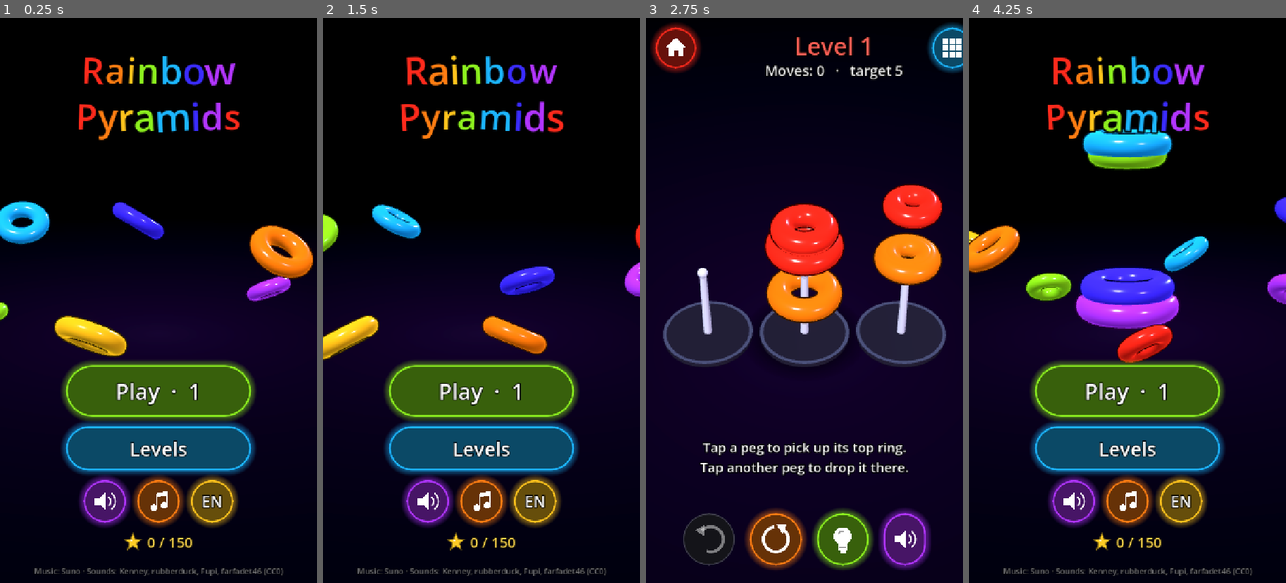
Above: before the commit, frames 1-4 (left to right).
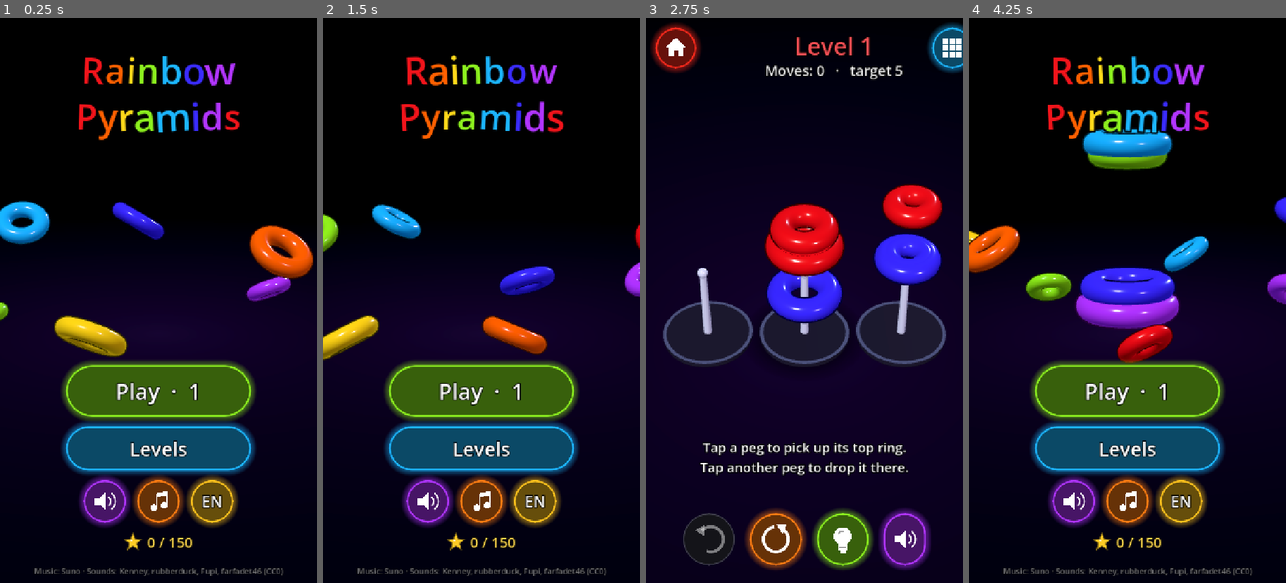
Above: after the commit, the same moments.

Repository: msveshnikov/rainbow-pyramids
Game: Godot game, scene res://scenes/main.tscn
Two runs of this game, one before a commit and one after it. Both use one fixed random seed, a clock stepped at 60 frames per second and the inputs below.
Inputs (mouse positions are in pixels of both pictures, inside the frame that each line leads up to):
- Up to frame 1 (0.25 s): no input
- Up to frame 2 (1.5 s): click "Play · 1" at 0.5 s; click (351, 46) at 1.25 s
- Up to frame 3 (2.75 s): click "Play · 1" at 2 s
- Up to frame 4 (4.25 s): click (1276, 46) at 2.75 s; click (997, 51) at 3.5 s

The runs differ from the first frame. In frame 1, 3.8% of the frame differs, in the area x 0-99%, y 8-60%; in frame 2, 2.8%; in frame 3, 7.3%, in the area x 16-94%, y 29-56%; in frame 4, 6.6%.

Commit message:
Fix level 4 'glitch': orange and yellow rings looked the same; queue fast taps
Over-bright lighting clipped orange's red and green channels so it rendered
as yellow; the game then refused 'same-looking' moves with 'same colour
only'. Lights and ring emission are lower, orange is deeper and yellow
more lemon, and levels with few colours now use far-apart hues (3 colours
= red, yellow, blue; orange appears only on 6-7 colour boards).

Taps made while a ring is still flying used to be dropped; up to two are
now queued and replayed on landing (also after a pyramid completes).
New --playtest N (human-style taps, normal and fast pace) and --swatch.
Android 1.0.2 (code 3).

Co-Authored-By: Claude Opus 5.5 <noreply@anthropic.com>

Diff:
--- a/scripts/board.gd
+++ b/scripts/board.gd
@@ -26,6 +26,7 @@
 var completed := {}
 var selected := -1
 var busy := false
+var pending_taps: Array = []   # taps made while a ring was flying (max 2), replayed on landing
 var bob_ready := false
 var stick_h := 1.5
 var lift_y := 2.0
@@ -33,6 +34,7 @@
 var showcase := false
 var time := 0.0
 var hint_pegs: Array = []
+var color_map: Array = [0, 1, 2, 3, 4, 5, 6]   # puzzle colour -> Game.COLORS index
 var hint_time := 0.0
 var _mesh_cache := {}
 var _dot_mat: StandardMaterial3D
@@ -49,6 +51,10 @@
 
 static func ring_h(s: int) -> float:
 	return 2.0 * tube(s) * FLAT
+
+
+func color_of(c: int) -> Color:
+	return Game.COLORS[color_map[c] if c < color_map.size() else c % Game.COLORS.size()]
 
 
 func _ready() -> void:
@@ -84,6 +90,7 @@
 	hint_pegs.clear()
 	selected = -1
 	busy = false
+	pending_taps.clear()
 	bob_ready = false
 
 
@@ -91,6 +98,7 @@
 	clear()
 	showcase = false
 	puzzle = p
+	color_map = Game.palette_for(p.colors)
 	var smax := p.sizes
 	base_r = r_out(smax) + 0.1
 	stick_h = p.cap * ring_h(smax) * STACK + 0.32
@@ -178,7 +186,7 @@
 	var mi := MeshInstance3D.new()
 	mi.mesh = _ring_mesh(s)
 	mi.scale = Vector3(1, FLAT, 1)
-	var col: Color = Game.COLORS[c]
+	var col: Color = color_of(c)
 	var m := ShaderMaterial.new()
 	m.shader = RING_SHADER
 	m.set_shader_parameter("base_color", col)
@@ -293,7 +301,13 @@
 # ---------------------------------------------------------------- player actions
 
 func tap(i: int) -> void:
-	if busy or showcase or puzzle == null:
+	if Game.has_arg("--taplog"):
+		print("TAP %d busy=%s sel=%d q=%s" % [i, str(busy), selected, str(pending_taps)])
+	if showcase or puzzle == null:
+		return
+	if busy:
+		if pending_taps.size() < 2:
+			pending_taps.append(i)
 		return
 	if selected == -1:
 		if puzzle.pegs[i].is_empty():
@@ -400,6 +414,11 @@
 	ring.rotation = Vector3(0, 0, sin(t * PI) * tilt)
 
 
+func _flush_pending() -> void:
+	while not pending_taps.is_empty() and not busy:
+		tap(pending_taps.pop_front())
+
+
 func _on_landed(b: int, ring: Node3D) -> void:
 	busy = false
 	ring.rotation = Vector3.ZERO
@@ -420,7 +439,7 @@
 		t2.tween_interval(d)
 		t2.tween_property(below, "scale", Vector3(1 + amt, 1 - amt * 1.5, 1 + amt), 0.05)
 		t2.tween_property(below, "scale", Vector3.ONE, 0.3).set_trans(Tween.TRANS_ELASTIC).set_ease(Tween.EASE_OUT)
-	burst(ring.position + Vector3(0, -ring_h(s) * 0.3, 0), Game.COLORS[c], 14, 2.2, 0.06)
+	burst(ring.position + Vector3(0, -ring_h(s) * 0.3, 0), color_of(c), 14, 2.2, 0.06)
 	landed.emit(b)
 	if puzzle.peg_complete(b) and not completed.has(b):
 		completed[b] = true
@@ -432,6 +451,10 @@
 			t3.tween_callback(celebrate_win)
 			t3.tween_interval(0.4)
 			t3.tween_callback(func(): won.emit())
+	if puzzle.is_won():
+		pending_taps.clear()
+	else:
+		_flush_pending.call_deferred()
 
 
 func show_hint(a: int, b: int) -> void:
@@ -461,7 +484,7 @@
 	if i == selected:
 		_set_rim(i, Color(1, 1, 1))
 	elif completed.has(i):
-		_set_rim(i, Game.COLORS[puzzle.pegs[i][0] / 10])
+		_set_rim(i, color_of(puzzle.pegs[i][0] / 10))
 	else:
 		_set_rim(i, Color(0.3, 0.32, 0.48))
 
@@ -474,7 +497,7 @@
 
 
 func _style_complete(i: int, anim := true) -> void:
-	var col: Color = Game.COLORS[puzzle.pegs[i][0] / 10]
+	var col: Color = color_of(puzzle.pegs[i][0] / 10)
 	var tm: StandardMaterial3D = pegs[i].tip_mat
 	tm.albedo_color = Color(1, 0.85, 0.3)
 	tm.emission = Color(1.0, 0.75, 0.2) * 1.6
@@ -503,7 +526,7 @@
 func celebrate_peg(i: int) -> void:
 	_style_complete(i)
 	var arr: Array = rings[i]
-	var col: Color = Game.COLORS[puzzle.pegs[i][0] / 10]
+	var col: Color = color_of(puzzle.pegs[i][0] / 10)
 	for j in arr.size():
 		var r: Node3D = arr[j]
 		var y0 := rest_pos(i, j).y
@@ -659,7 +682,9 @@
 			longest = maxf(longest, d + 0.55)
 	var tw2 := create_tween()
 	tw2.tween_interval(minf(longest, 1.2))
-	tw2.tween_callback(func(): busy = false)
+	tw2.tween_callback(func():
+		busy = false
+		_flush_pending())
 
 
 # ---------------------------------------------------------------- title showcase
@@ -667,6 +692,7 @@
 func build_showcase() -> void:
 	clear()
 	showcase = true
+	color_map = [0, 1, 2, 3, 4, 5, 6]
 	puzzle = Puzzle.showcase(7, 7)
 	var p := Puzzle.new()
 	p.colors = 1
@@ -732,7 +758,7 @@
 	if best and bd < 90.0:
 		var s: int = best.get_meta("code") % 10
 		Sfx.play("pop", 1.5 - s * 0.08)
-		burst(best.global_position, Game.COLORS[best.get_meta("code") / 10], 12, 2.0, 0.05)
+		burst(best.global_position, color_of(best.get_meta("code") / 10), 12, 2.0, 0.05)
 		best.set_meta("hop", 1.0)
 		return true
 	return false
--- a/scripts/game.gd
+++ b/scripts/game.gd
@@ -2,14 +2,26 @@
 ## Global state: level list, save data, settings, UI strings.
 
 const COLORS := [
-	Color("ff2a1c"),  # red
-	Color("ff7d12"),  # orange
-	Color("ffc41c"),  # yellow
+	Color("f2141b"),  # red
+	Color("ff6000"),  # orange
+	Color("ffd91a"),  # yellow
 	Color("8cf01e"),  # green
 	Color("1cb6ff"),  # cyan
 	Color("3a2cff"),  # blue
 	Color("b235ff"),  # violet
 ]
+
+## Which palette colours a level with n colours uses: few colours -> far apart hues,
+## so e.g. orange and yellow only meet on boards that need six or seven colours.
+const PALETTE_FOR := {
+	1: [0],
+	2: [0, 5],
+	3: [0, 2, 5],
+	4: [0, 2, 3, 5],
+	5: [0, 2, 3, 4, 6],
+	6: [0, 1, 2, 3, 5, 6],
+	7: [0, 1, 2, 3, 4, 5, 6],
+}
 
 const SAVE_PATH := "user://save.json"
 
@@ -65,6 +77,10 @@
 	_load_save()
 	if save.lang == "":
 		save.lang = "ru" if OS.get_locale_language() == "ru" else "en"
+
+
+func palette_for(n: int) -> Array:
+	return PALETTE_FOR.get(clampi(n, 1, 7), PALETTE_FOR[7])
 
 
 func t(key: String) -> String:
--- a/scripts/main.gd
+++ b/scripts/main.gd
@@ -32,6 +32,10 @@
 		get_viewport().msaa_3d = Viewport.MSAA_4X
 	if Game.has_arg("--autotest"):
 		_autotest()
+	elif Game.has_arg("--swatch"):
+		_swatch()
+	elif Game.has_arg("--playtest"):
+		_playtest(int(Game.arg_value("--playtest", "4")) - 1)
 	elif Game.has_arg("--level"):
 		start_level(int(Game.arg_value("--level", "1")) - 1)
 	else:
@@ -44,7 +48,7 @@
 	env.background_color = Color(0, 0, 0)
 	env.ambient_light_source = Environment.AMBIENT_SOURCE_COLOR
 	env.ambient_light_color = Color(0.62, 0.6, 0.78)
-	env.ambient_light_energy = 0.55
+	env.ambient_light_energy = 0.38
 	env.tonemap_mode = Environment.TONE_MAPPER_LINEAR
 	env.glow_enabled = true
 	env.glow_intensity = 0.55
@@ -57,16 +61,16 @@
 	add_child(we)
 	var key := DirectionalLight3D.new()
 	key.rotation_degrees = Vector3(-52, -32, 0)
-	key.light_energy = 1.05
+	key.light_energy = 0.78
 	add_child(key)
 	var rim := DirectionalLight3D.new()
 	rim.rotation_degrees = Vector3(-18, 150, 0)
-	rim.light_energy = 0.7
+	rim.light_energy = 0.5
 	rim.light_color = Color(0.75, 0.82, 1.0)
 	add_child(rim)
 	var fill := DirectionalLight3D.new()
 	fill.rotation_degrees = Vector3(-30, 40, 0)
-	fill.light_energy = 0.35
+	fill.light_energy = 0.22
 	fill.light_color = Color(1.0, 0.85, 0.9)
 	add_child(fill)
 	cam = Camera3D.new()
@@ -488,7 +492,7 @@
 		return
 	show_toast(Game.t("pyramid"), 1.2)
 	if toast:
-		toast.add_theme_color_override("font_color", Game.COLORS[board.puzzle.pegs[peg][0] / 10].lightened(0.3))
+		toast.add_theme_color_override("font_color", board.color_of(board.puzzle.pegs[peg][0] / 10).lightened(0.3))
 		get_tree().create_timer(1.6).timeout.connect(func():
 			if is_instance_valid(toast):
 				toast.add_theme_color_override("font_color", Color.WHITE))
@@ -849,3 +853,65 @@
 		k += 1
 		if won:
 			break
+
+
+## Plays a level like a person: taps the top ring of the source stack and the top of the
+## destination stack (not the peg centre), screenshots every step, logs what was picked.
+func _playtest(idx: int) -> void:
+	await _wait(0.3)
+	start_level(idx)
+	await _wait(1.8)
+	await _shot("pt_%02d_00" % (idx + 1))
+	var step := 0
+	for m in solution:
+		step += 1
+		await _wait_idle()
+		var src := _human_point(m.x)
+		var got := board.pick(src)
+		press_at(src)
+		await _wait(0.3)
+		await _shot("pt_%02d_%02da" % [idx + 1, step])
+		var dst := _human_point(m.y)
+		var got2 := board.pick(dst)
+		press_at(dst)
+		await _wait(0.12)
+		await _wait_idle()
+		await _wait(0.5)
+		await _shot("pt_%02d_%02db" % [idx + 1, step])
+		_alog("step %d move %d->%d picked %d->%d hist=%d sel=%d" % [step, m.x, m.y, got, got2, history.size(), board.selected])
+	await _wait(3.0)
+	await _shot("pt_%02d_end" % (idx + 1))
+	# fast player: tap source+destination of the next move while the previous ring still flies
+	start_level(idx)
+	await _wait(1.8)
+	var k := 0
+	for m in solution:
+		press_at(_human_point(m.x))
+		await _wait(0.25)
+		press_at(_human_point(m.y))
+		await _wait(0.25)
+		k += 1
+	await _wait(2.0)
+	_alog("fast taps: history=%d of %d won=%s" % [history.size(), solution.size(), str(won)])
+	_alog("won=%s moves=%d" % [str(won), history.size()])
+	get_tree().quit()
+
+
+func _human_point(i: int) -> Vector2:
+	if board.rings[i].is_empty():
+		return cam.unproject_position(board.positions[i] + Vector3(0, Board.BASE_TOP, 0))
+	var j: int = board.puzzle.pegs[i].size() - 1
+	var code: int = board.puzzle.pegs[i][j]
+	return cam.unproject_position(board.rest_pos(i, j) + Vector3(0, Board.ring_h(code % 10) * 0.5, 0))
+
+
+## Debug: every colour as a 3-ring pyramid, for checking the palette.
+func _swatch() -> void:
+	await _wait(0.3)
+	state = "play"
+	level = {"par": 0, "id": 0, "colors": 7, "sizes": 3, "solution": []}
+	board.build(Puzzle.showcase(7, 3), false)
+	_fit_for_state()
+	await _wait(0.6)
+	await _shot("swatch_" + Game.arg_value("--swatch", "x"))
+	get_tree().quit()
--- a/scripts/ring.gdshader
+++ b/scripts/ring.gdshader
@@ -3,16 +3,16 @@
 render_mode blend_mix, depth_draw_opaque, cull_back, diffuse_burley, specular_schlick_ggx;
 
 uniform vec4 base_color : source_color = vec4(1.0, 0.2, 0.1, 1.0);
-uniform float glow = 0.22;
+uniform float glow = 0.1;
 uniform float flash = 0.0;
 uniform float dim = 1.0;
 
 void fragment() {
 	vec3 c = base_color.rgb;
 	float ndv = clamp(dot(NORMAL, VIEW), 0.0, 1.0);
-	float rim = pow(1.0 - ndv, 2.2);
+	float rim = pow(1.0 - ndv, 2.6);
 	ALBEDO = c * dim;
 	ROUGHNESS = 0.16;
 	SPECULAR = 0.75;
-	EMISSION = (c * (glow + rim * 0.85) + vec3(flash)) * dim;
+	EMISSION = (c * (glow + rim * 0.5) + vec3(flash)) * dim;
 }
Not shown, changed: export_presets.cfg
Binary file added: renders/pt04_sheet.png
